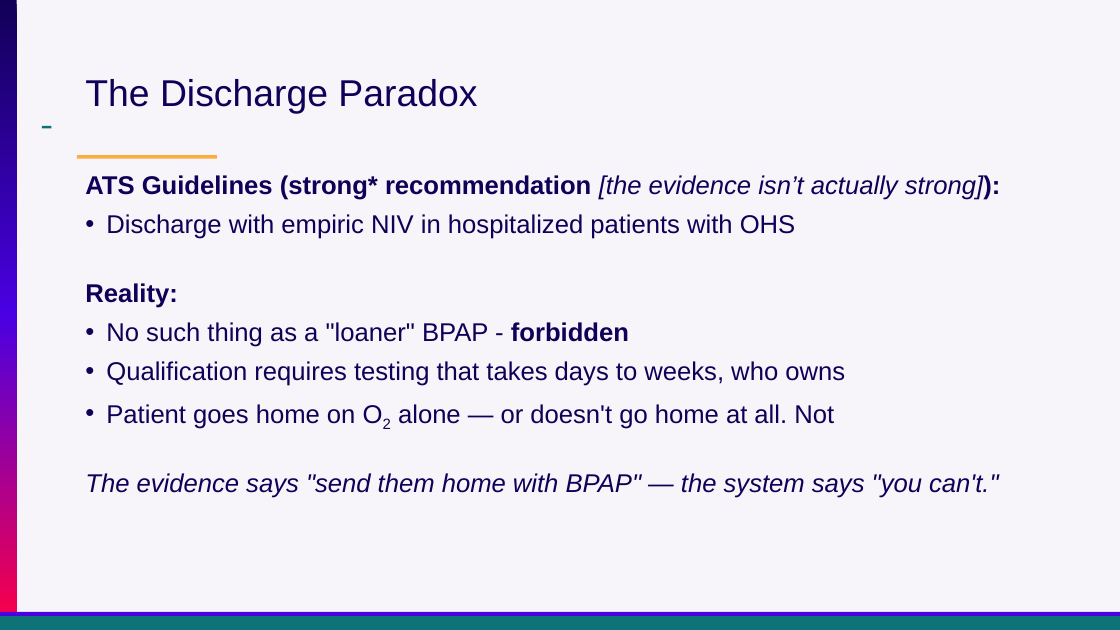
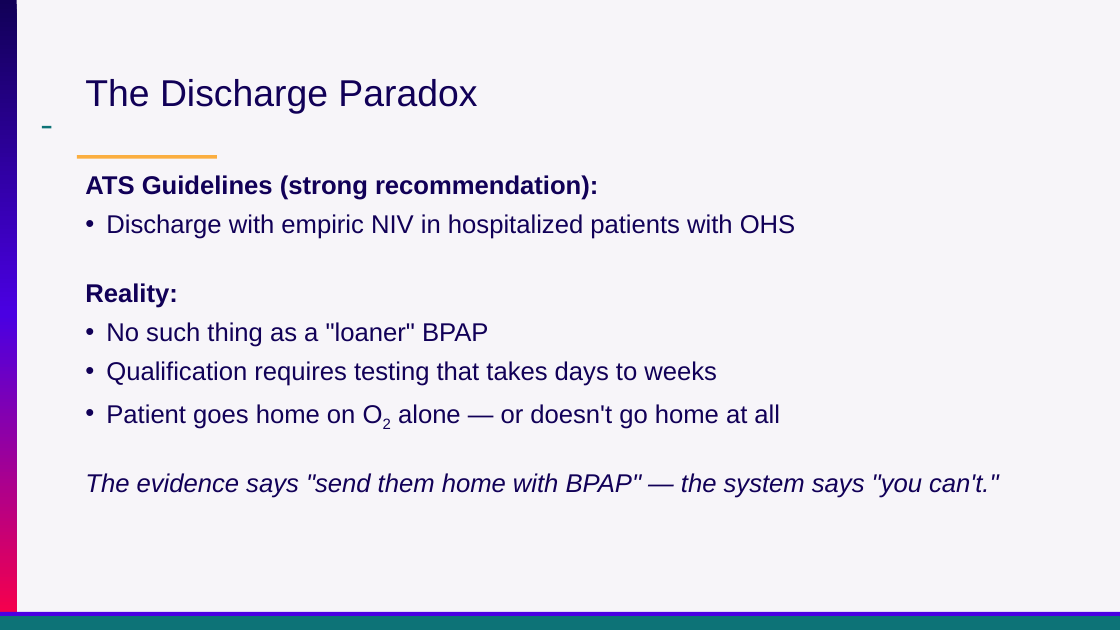
Before and after one commit to reblocke/clinical_talks, a slide deck: slide 35 of archive/Presentations/Locke Utah ACP OHS 2026.pptx (slide 25 before the commit). Drawn at 1120x630 pixels with LibreOffice and Linux fonts; fonts in the diff are those of the drawing. Boxes give left, top, right and bottom in pixels: in the first picture for what was removed or moved away, otherwise in the second. Text is boxed around its words. In the diff, an @@ line names an element or a change of style, - is before the commit and + after.

```diff
--- a/archive/Presentations/Locke Utah ACP OHS 2026.pptx
+++ b/archive/Presentations/Locke Utah ACP OHS 2026.pptx
@@ text at <box>85,175,598,200</box>: text changed @@
-ATS Guidelines (strong* recommendation [the evidence isn’t actually strong]):
+ATS Guidelines (strong recommendation):
@@ text at <box>106,322,780,429</box>: text changed @@
-• No such thing as a "loaner" BPAP - forbidden
-• Qualification requires testing that takes days to weeks, who owns
-• Patient goes home on O2 alone — or doesn't go home at all. Not
+• No such thing as a "loaner" BPAP
+• Qualification requires testing that takes days to weeks
+• Patient goes home on O2 alone — or doesn't go home at all
```
Also in this commit, not shown: 25 other slides changed, 7 slides added, 8 slides removed, 1 other file.
